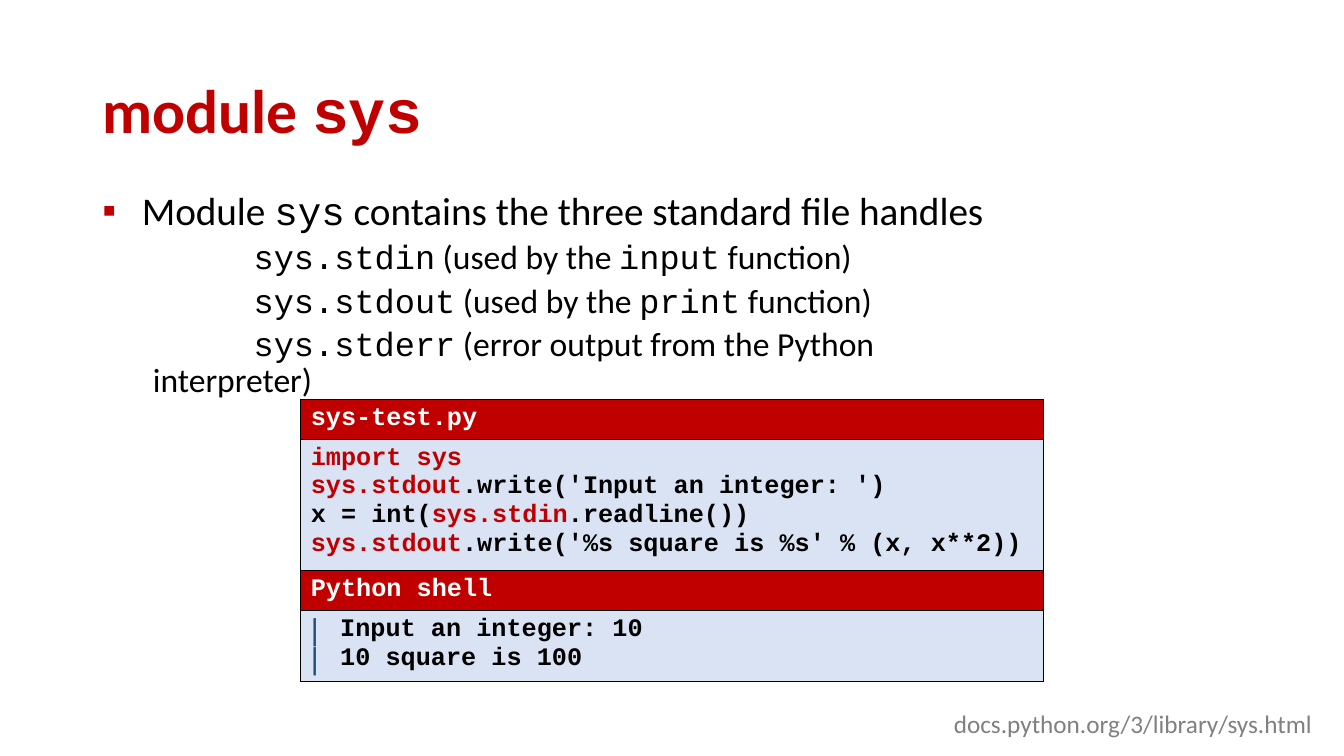
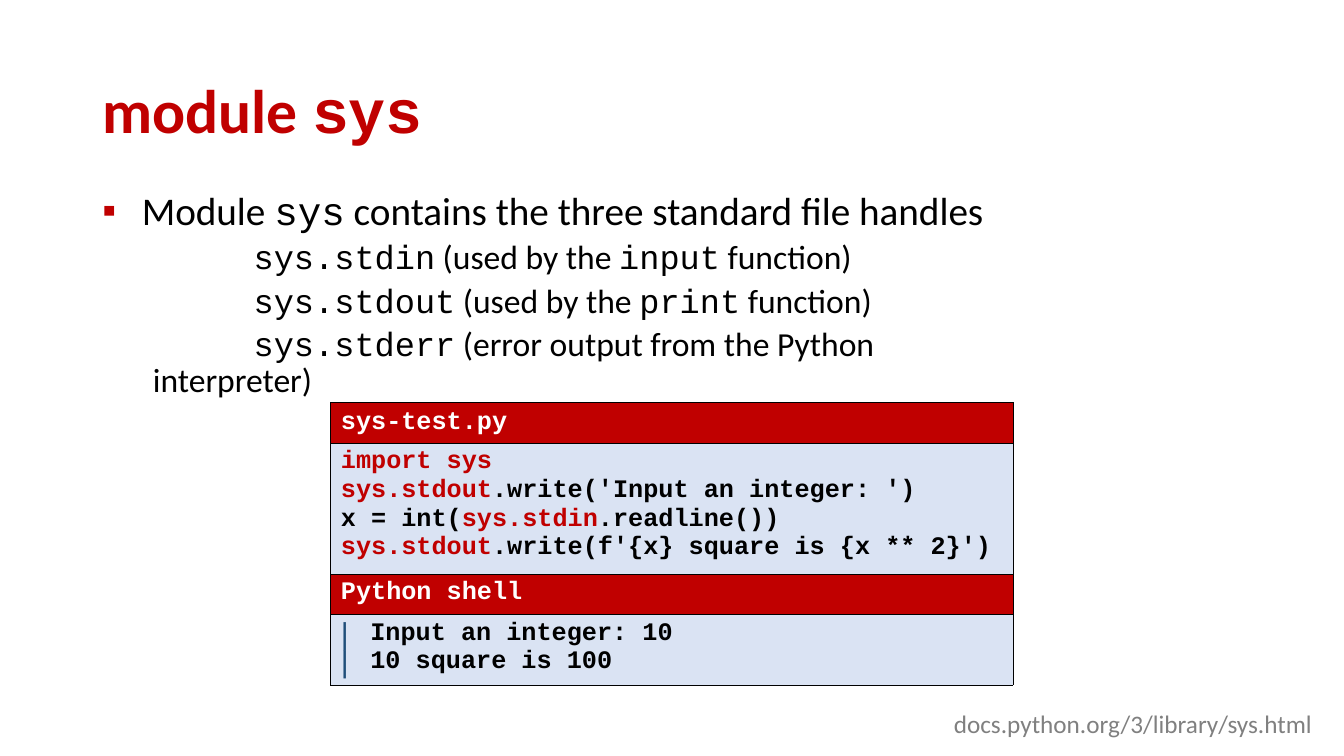
Before and after one commit to gsbrodal/gsbrodal.github.io, a slide deck: slide 25 of ipsa/slides/exceptions.pptx. Drawn at 1344x756 pixels with LibreOffice and Linux fonts; fonts in the diff are those of the drawing. Boxes give left, top, right and bottom in pixels: in the first picture for what was removed or moved away, otherwise in the second. Text is boxed around its words. In the diff, an @@ line names an element or a change of style, - is before the commit and + after.

```diff
--- a/ipsa/slides/exceptions.pptx
+++ b/ipsa/slides/exceptions.pptx
@@ table at (331, 402, 1013, 685) @@
-row 2, column 1: import sys / sys.stdout.write('Input an integer: ') / x = int(sys.stdin.readline()) / sys.stdout.write('%s square is %s' % (x, x**2))
+row 2, column 1: import sys / sys.stdout.write('Input an integer: ') / x = int(sys.stdin.readline()) / sys.stdout.write(f'{x} square is {x ** 2}')
@@ table: place and size @@
-table at (300, 399, 1044, 682)
+table at (331, 402, 1013, 685)
```
Also in this commit, not shown: 12 other slides changed, 12 other files.
